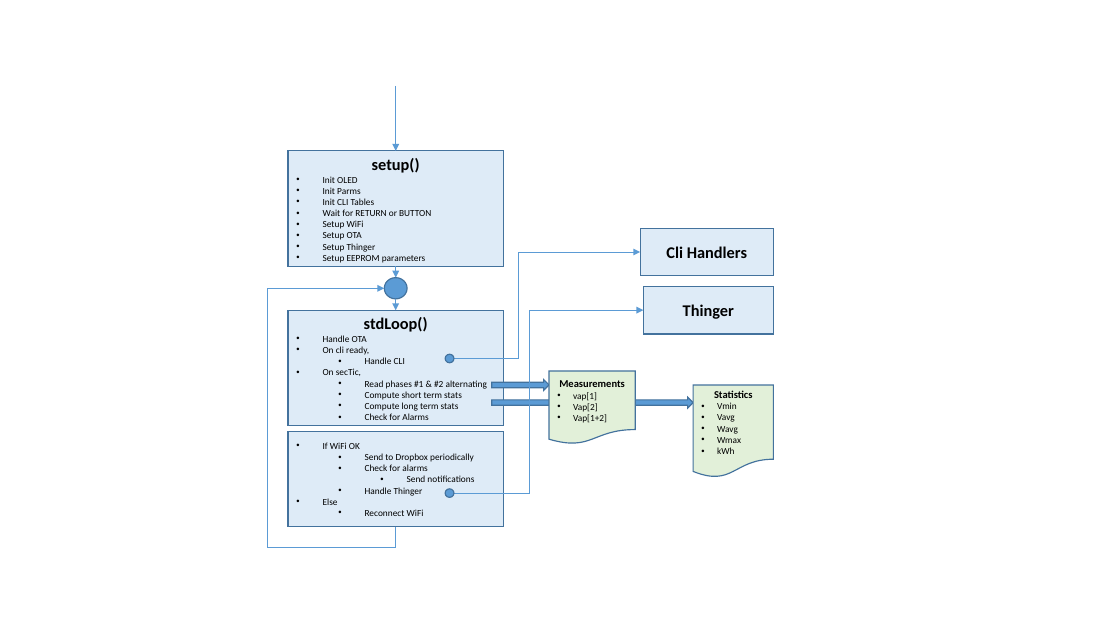
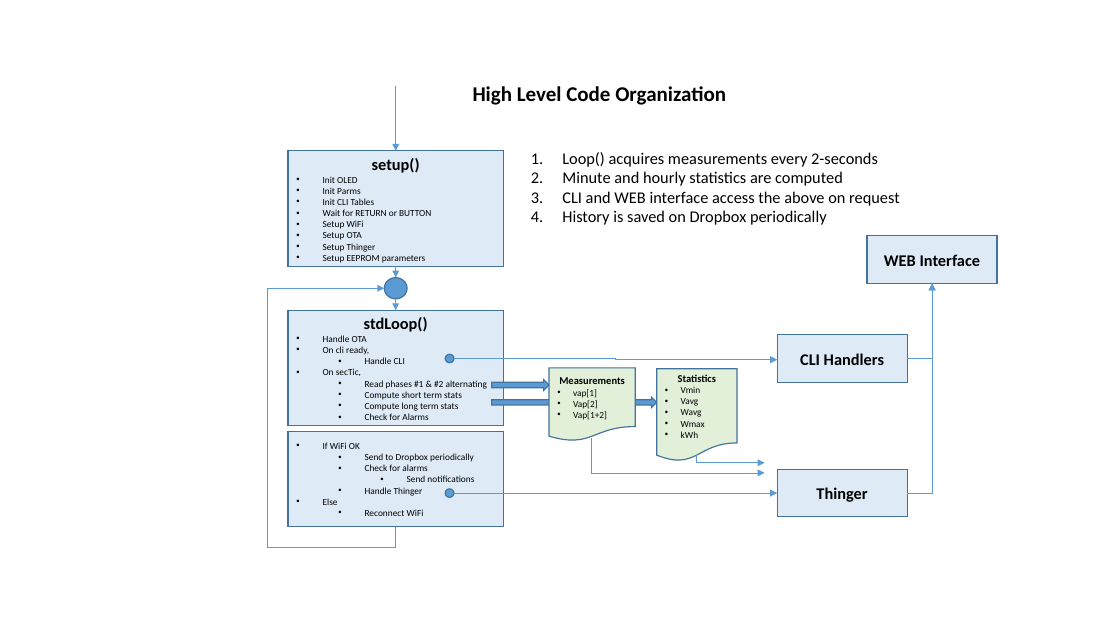
Before and after one commit to GeoKon/APPS-PwrMonitor, a slide deck: slide 3 of PwrMonitor (2019-12).pptx. Drawn at 1120x630 pixels with LibreOffice and Linux fonts; fonts in the diff are those of the drawing. Boxes give left, top, right and bottom in pixels: in the first picture for what was removed or moved away, otherwise in the second. Text is boxed around its words. In the diff, an @@ line names an element or a change of style, - is before the commit and + after.

```diff
--- a/PwrMonitor (2019-12).pptx
+++ b/PwrMonitor (2019-12).pptx
@@ text added at (x1=473, y1=86, x2=726, y2=105), 18 pt, text #000000, bold @@
+High Level Code Organization
@@ text added at (x1=562, y1=152, x2=900, y2=225), 14 pt, text #000000 @@
+1. Loop() acquires measurements every 2-seconds
+2. Minute and hourly statistics are computed
+3. CLI and WEB interface access the above on request
+4. History is saved on Dropbox periodically
@@ rectangle added at (x1=867, y1=236, x2=997, y2=284), fill #DEEBF7, outline #43739E 1 pt, 14 pt, text #000000, bold @@
+WEB Interface
@@ elbow arrow added from (907, 359) to (933, 283), #5B9BD5 0.5 pt @@
@@ elbow arrow added from (907, 493) to (933, 283), #5B9BD5 0.5 pt @@
@@ elbow arrow moved from (454, 359) - (640, 252) to (454, 359) - (777, 360) @@
@@ rectangle "CLI Handlers" resized from (x1=640, y1=229, x2=774, y2=276) to (x1=777, y1=334, x2=907, y2=382) @@
@@ text in rectangle at (x1=800, y1=353, x2=884, y2=365): text changed @@
-Cli Handlers
+CLI Handlers
@@ flow chart document "Statistics" moved from (x1=693, y1=385, x2=774, y2=477) to (x1=657, y1=369, x2=738, y2=461) @@
@@ right arrow resized from (x1=492, y1=397, x2=693, y2=408) to (x1=492, y1=397, x2=656, y2=408) @@
@@ elbow arrow added from (592, 439) to (765, 473), #5B9BD5 0.5 pt @@
@@ elbow arrow added from (697, 455) to (765, 463), #5B9BD5 0.5 pt @@
@@ rectangle "Thinger" moved from (x1=644, y1=287, x2=774, y2=334) to (x1=777, y1=470, x2=907, y2=518) @@
@@ elbow arrow moved from (454, 493) - (644, 310) to (454, 493) - (777, 493) @@
```
Also in this commit, not shown: 1 slide added, 2 other files.
